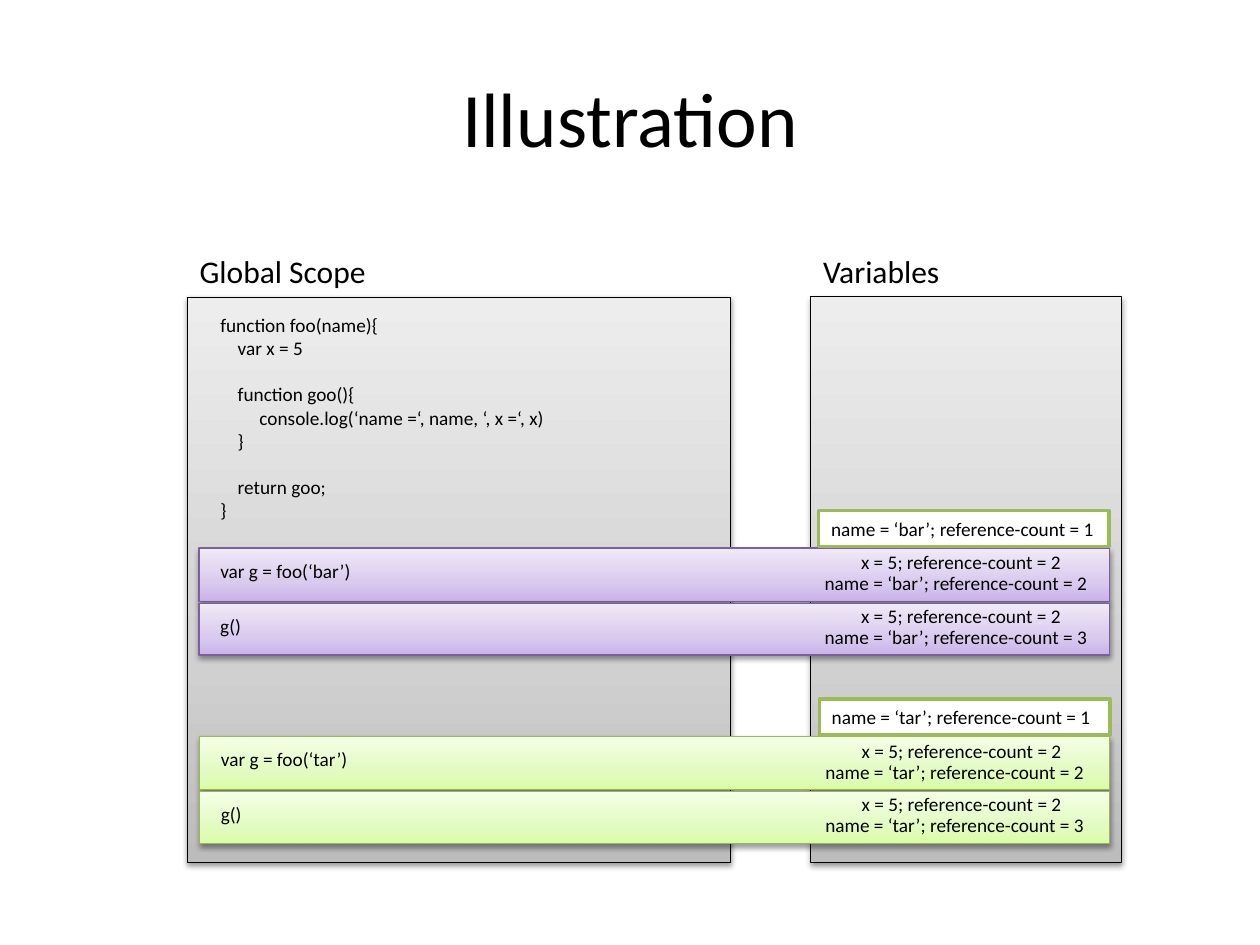
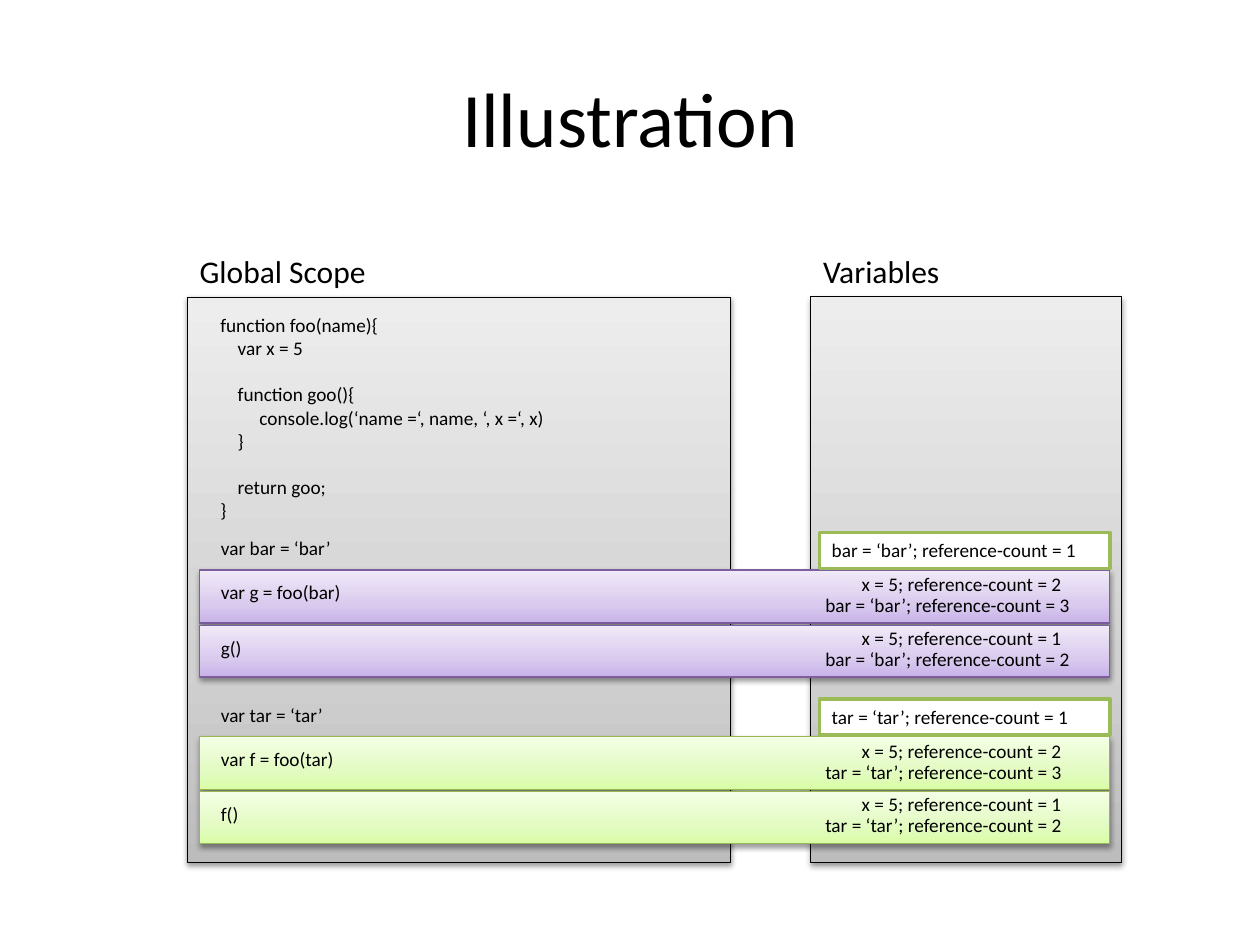
Before and after one commit to xiliax/web-programming-fundamentals, a slide deck: slide 187 of docs/learn-computer-programming.pptx. Drawn at 1260x945 pixels with LibreOffice and Linux fonts; fonts in the diff are those of the drawing. Boxes give left, top, right and bottom in pixels: in the first picture for what was removed or moved away, otherwise in the second. Text is boxed around its words. In the diff, an @@ line names an element or a change of style, - is before the commit and + after.

```diff
--- a/docs/learn-computer-programming.pptx
+++ b/docs/learn-computer-programming.pptx
@@ rectangle "bar = ‘bar’; reference-count = ...": place and size @@
-rectangle "bar = ‘bar’; reference-count = ..." at (819,510,1110,547)
+rectangle "bar = ‘bar’; reference-count = ..." at (819,533,1110,570)
@@ text added at (221,541,331,555), 11 pt, text #000000 @@
+var bar = ‘bar’
@@ text in rectangle at (832,543,1076,560): text changed @@
-name = ‘bar’; reference-count = 1
+bar = ‘bar’; reference-count = 1
@@ text at (221,585,341,603): text changed @@
-var g = foo(‘bar’)
+var g = foo(bar)
@@ text at (825,598,1070,614): text changed @@
-name = ‘bar’; reference-count = 2
+bar = ‘bar’; reference-count = 3
@@ 2 texts, 2 rectangles: place and size @@
-2 texts, 2 rectangles at (199,548,1109,655)
+2 texts, 2 rectangles at (200,570,1110,677)
@@ text at (825,652,1070,668): text changed @@
-name = ‘bar’; reference-count = 3
+bar = ‘bar’; reference-count = 2
@@ text at (862,632,1061,647): text changed @@
-x = 5; reference-count = 2
+x = 5; reference-count = 1
@@ text added at (221,708,323,722), 11 pt, text #000000 @@
+var tar = ‘tar’
@@ text in rectangle at (832,710,1068,727): text changed @@
-name = ‘tar’; reference-count = 1
+tar = ‘tar’; reference-count = 1
@@ text at (221,752,334,769): text changed @@
-var g = foo(‘tar’)
+var f = foo(tar)
@@ text at (825,765,1062,782): text changed @@
-name = ‘tar’; reference-count = 2
+tar = ‘tar’; reference-count = 3
@@ text at (221,807,239,824): text changed @@
-g()
+f()
@@ text at (862,798,1061,813): text changed @@
-x = 5; reference-count = 2
+x = 5; reference-count = 1
@@ text at (825,818,1062,835): text changed @@
-name = ‘tar’; reference-count = 3
+tar = ‘tar’; reference-count = 2
```
Also in this commit, not shown: 2 other slides changed, 14 other files.
